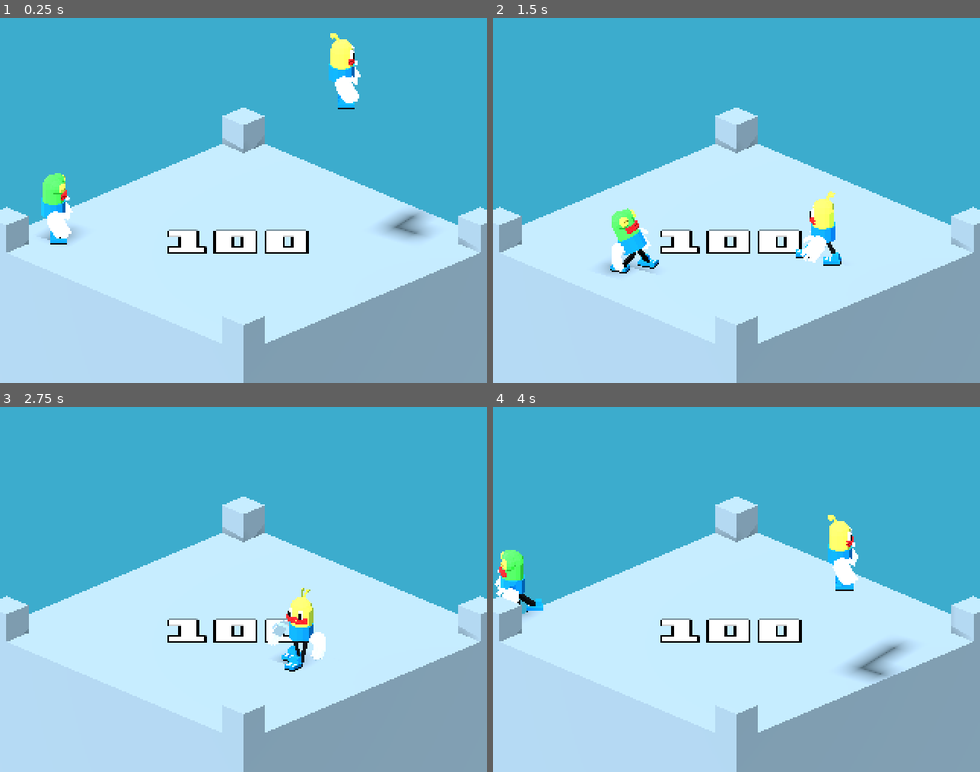
Above: before the commit, frames 1-4 (two rows, left to right).
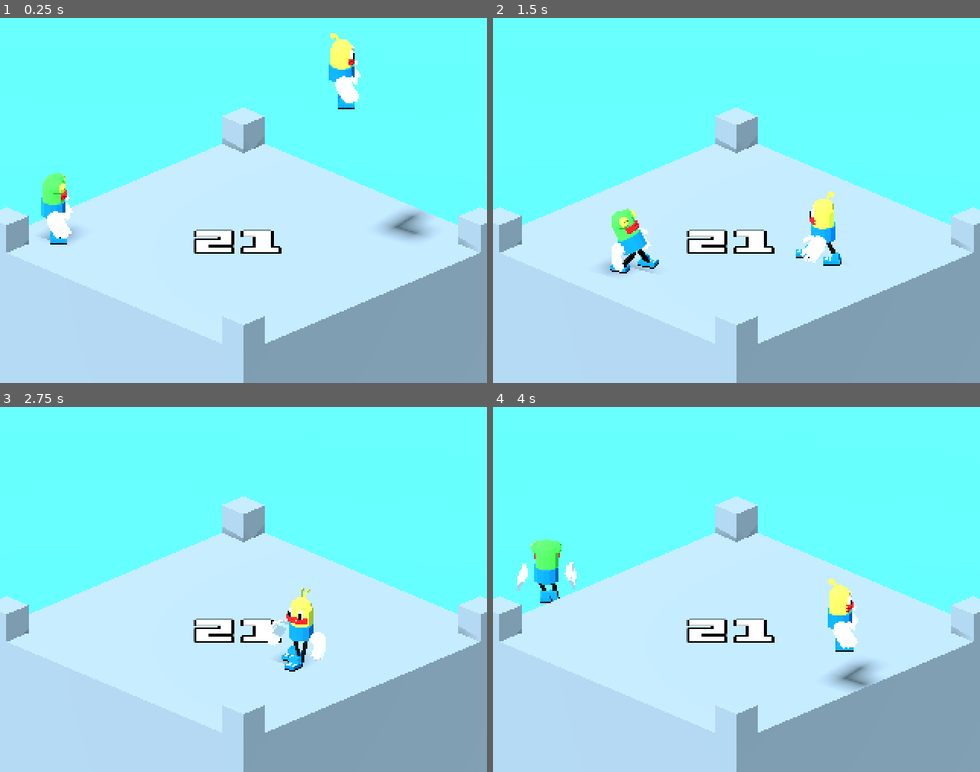
Above: after the commit, the same moments.

Repository: cat-in-the-dark/gmtk_2026
Game: Godot game, scene res://main.tscn
Same seed, same stepped clock (60 frames per second), same inputs: the game is played once before the commit and once after it.
Inputs:
- Up to frame 1 (0.25 s): no input
- Up to frame 2 (1.5 s): hold D (move_right) 0.53-1.28 s; hold Space (attack) 0.53-1.28 s; hold S (move_down) from 1.28 s (still down); tap Ctrl (dash) at 1.35 s
- Up to frame 3 (2.75 s): release S (move_down) at 2.03 s; hold D (move_right) from 2.03 s (still down); hold Space (attack) from 2.03 s (still down)
- Up to frame 4 (4 s): release D (move_right) at 2.78 s; release Space (attack) at 2.78 s; hold W (move_up) 2.78-3.53 s; tap Ctrl (dash) at 2.85 s; hold A (move_left) from 3.53 s (still down); hold Space (attack) from 3.53 s (still down)

The runs differ from the first frame. In frame 1, 45% of the frame differs, in the area x 0-100%, y 0-65%; in frame 2, 46%; in frame 3, 46%; in frame 4, 48%, in the area x 0-100%, y 0-78%.

Commit message:
tune balance

Diff:
--- a/enemy_spawner.gd
+++ b/enemy_spawner.gd
@@ -2,15 +2,17 @@
 
 @export var enemy_scene: PackedScene
 @export var platform_path: NodePath
+@export var enemy_counter_path: NodePath
 @export var spawn_height := 6.0
 @export var spawn_margin := 1.0
-@export_range(1, 100, 1) var total_enemy_count := 10
+@export_range(1, 100, 1) var total_enemy_count := 21
 @export var opening_wave_sizes: Array[int] = [1, 2, 3, 4]
 @export_range(1, 20, 1) var repeating_wave_size := 6
 @export_range(1, 100, 1) var dash_enabled_from_wave := 3
 
 var platform: StaticBody3D
 var platform_box: BoxShape3D
+var enemy_counter: Label3D
 var random := RandomNumberGenerator.new()
 var spawned_enemy_count := 0
 var eliminated_enemy_count := 0
@@ -21,14 +23,16 @@
 
 func _ready() -> void:
 	platform = get_node_or_null(platform_path) as StaticBody3D
-	if platform == null or enemy_scene == null:
-		push_error("EnemySpawner requires an enemy scene and a platform")
+	enemy_counter = get_node_or_null(enemy_counter_path) as Label3D
+	if platform == null or enemy_scene == null or enemy_counter == null:
+		push_error("EnemySpawner requires an enemy scene, platform, and enemy counter")
 		return
 	var collision_shape := platform.get_node_or_null("CollisionShape3D") as CollisionShape3D
 	if collision_shape == null or not collision_shape.shape is BoxShape3D:
 		push_error("EnemySpawner platform requires a BoxShape3D collision")
 		return
 	platform_box = collision_shape.shape as BoxShape3D
+	_update_enemy_counter()
 	random.randomize()
 	call_deferred(&"_spawn_next_wave")
 
@@ -60,6 +64,7 @@
 func _on_spawned_enemy_eliminated() -> void:
 	eliminated_enemy_count += 1
 	current_wave_alive_count = maxi(current_wave_alive_count - 1, 0)
+	_update_enemy_counter()
 	if eliminated_enemy_count >= total_enemy_count:
 		if game_finished:
 			return
@@ -68,6 +73,11 @@
 		return
 	if current_wave_alive_count == 0:
 		call_deferred(&"_spawn_next_wave")
+
+
+func _update_enemy_counter() -> void:
+	var remaining_enemy_count := maxi(total_enemy_count - eliminated_enemy_count, 0)
+	enemy_counter.text = str(remaining_enemy_count)
 
 
 func _get_spawn_position() -> Vector3:
--- a/main.tscn
+++ b/main.tscn
@@ -27,6 +27,7 @@
 script = ExtResource("5_spawner")
 enemy_scene = ExtResource("4_enemy")
 platform_path = NodePath("../level/platform1")
+enemy_counter_path = NodePath("../level/EnemyCounter")
 
 [node name="WorldEnvironment" type="WorldEnvironment" parent="." unique_id=1998564022]
 environment = ExtResource("1_0xm2m")
@@ -51,13 +52,12 @@
 dash_cooldown = 0.3
 
 [node name="Floor" type="StaticBody3D" parent="." unique_id=1210423933 groups=["kill_floor"]]
-transform = Transform3D(1, 0, 0, 0, 1, 0, 0, 0, 1, 0, -8, 0)
+transform = Transform3D(1, 0, 0, 0, 1, 0, 0, 0, 1, 0, -5, 0)
 
 [node name="CollisionShape3D" type="CollisionShape3D" parent="Floor" unique_id=381346723]
 shape = SubResource("WorldBoundaryShape3D_lquwl")
 
 [node name="MeshInstance3D" type="MeshInstance3D" parent="Floor" unique_id=28330688]
-visible = false
 material_override = SubResource("FloorMaterial")
 mesh = SubResource("PlaneMesh_ig7tw")
 
@@ -87,7 +87,7 @@
 
 [node name="EnemyCounter" type="Label3D" parent="level" unique_id=290163380]
 transform = Transform3D(0.70710677, 0.70710677, 3.090862e-08, 0, -4.3711385e-08, 0.9999999, 0.70710677, -0.70710677, -3.090862e-08, 0, 0.0052490234, 0)
-text = "100"
+text = "21"
 font = ExtResource("6_7mycd")
 font_size = 640
 outline_size = 72
